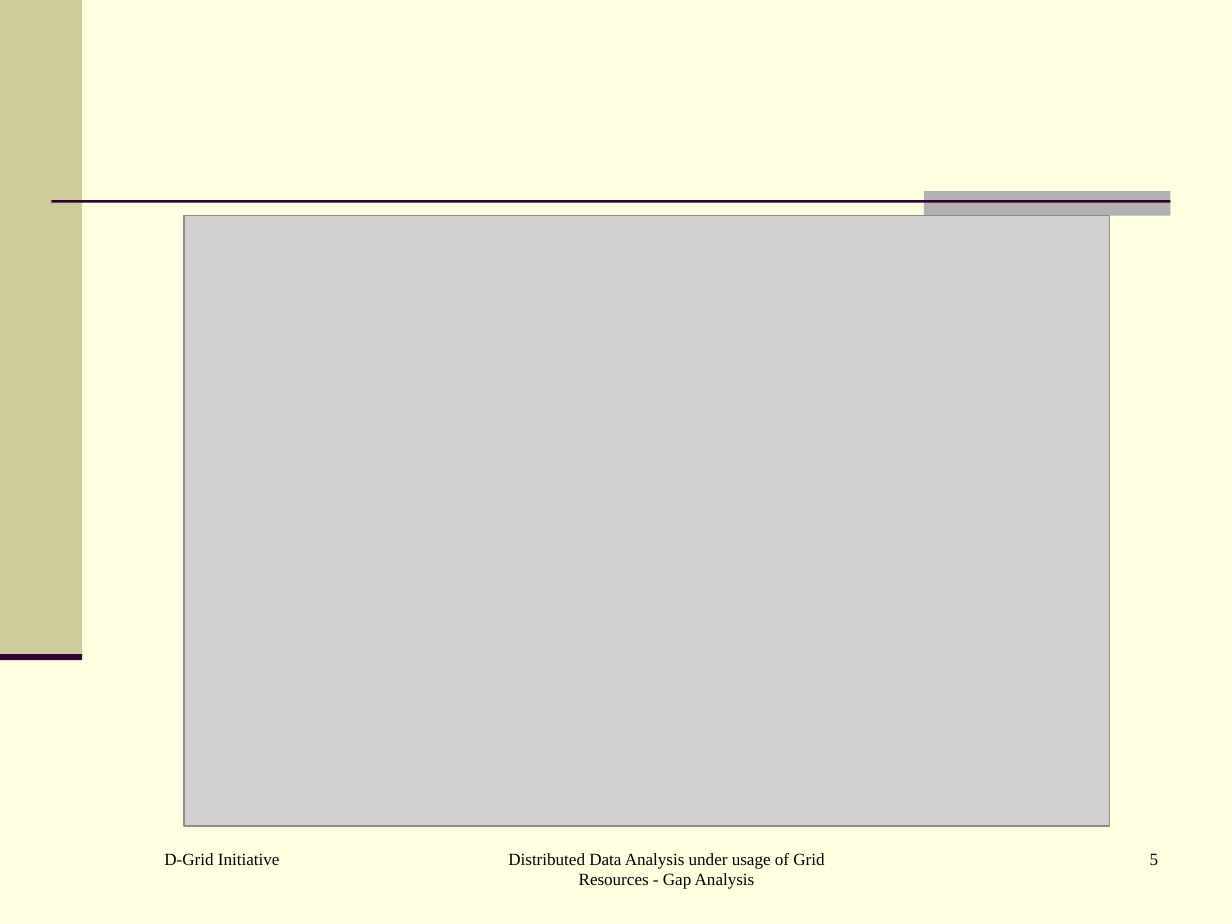
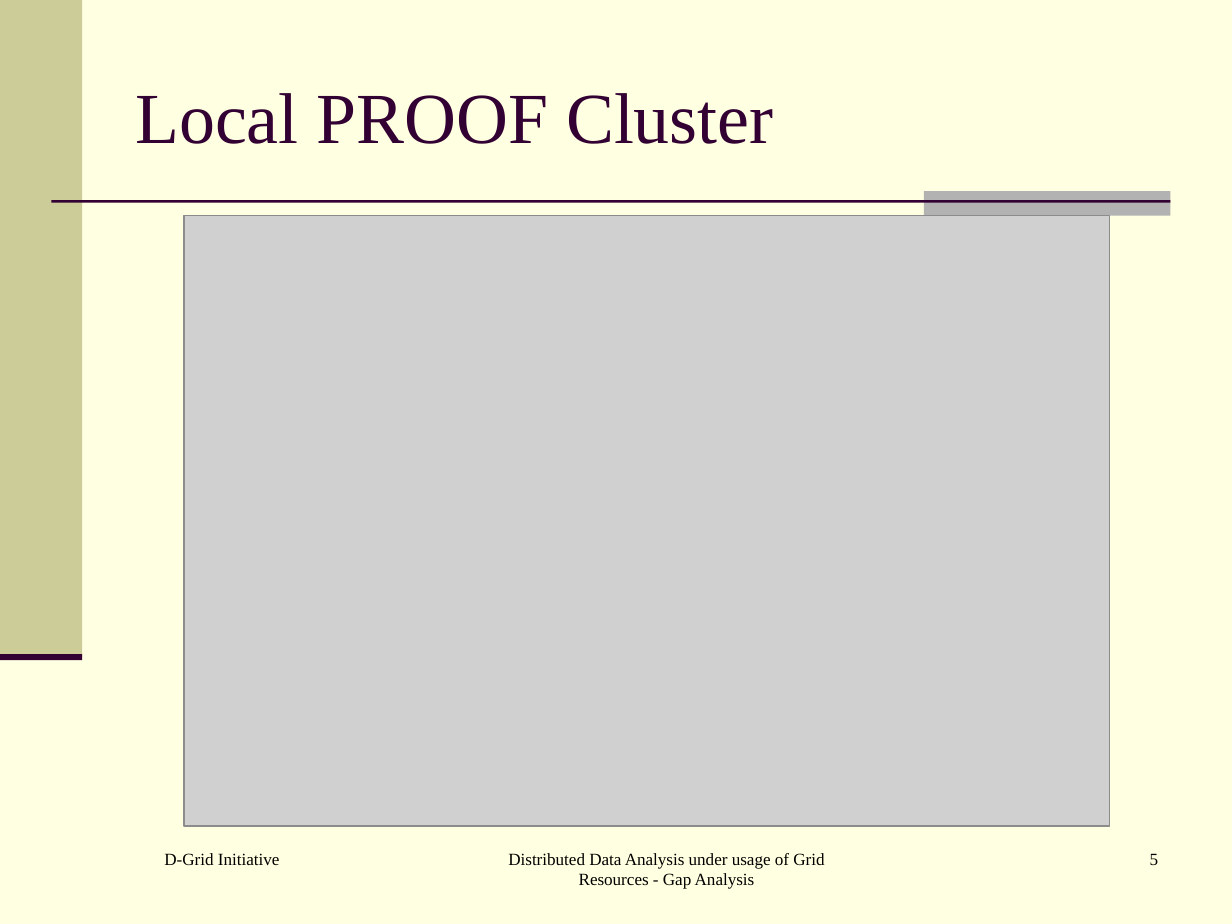
Before and after one commit to AnarManafov/PoDDocumentation, a slide deck: slide 5 of HEPCG-Workshops/2006-Nov/HEPCG-Workshops-2006-Nov.ppt. Drawn at 1232x924 pixels with LibreOffice and Linux fonts; fonts in the diff are those of the drawing; grey boxes stand for pictures. Boxes give left, top, right and bottom in pixels: in the first picture for what was removed or moved away, otherwise in the second. Text is boxed around its words. In the diff, an @@ line names an element or a change of style, - is before the commit and + after.

```diff
--- a/HEPCG-Workshops/2006-Nov/HEPCG-Workshops-2006-Nov.ppt
+++ b/HEPCG-Workshops/2006-Nov/HEPCG-Workshops-2006-Nov.ppt
@@ title added at bbox=[135, 93, 773, 144], 42 pt, text #330033 @@
+Local PROOF Cluster
```
Also in this commit, not shown: 10 other slides changed, 2 slides added.
